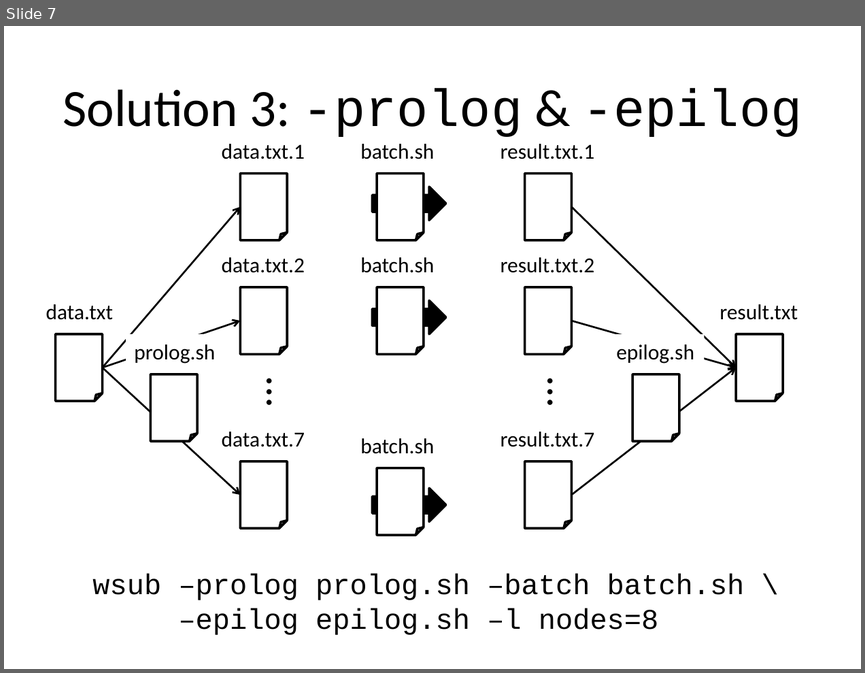
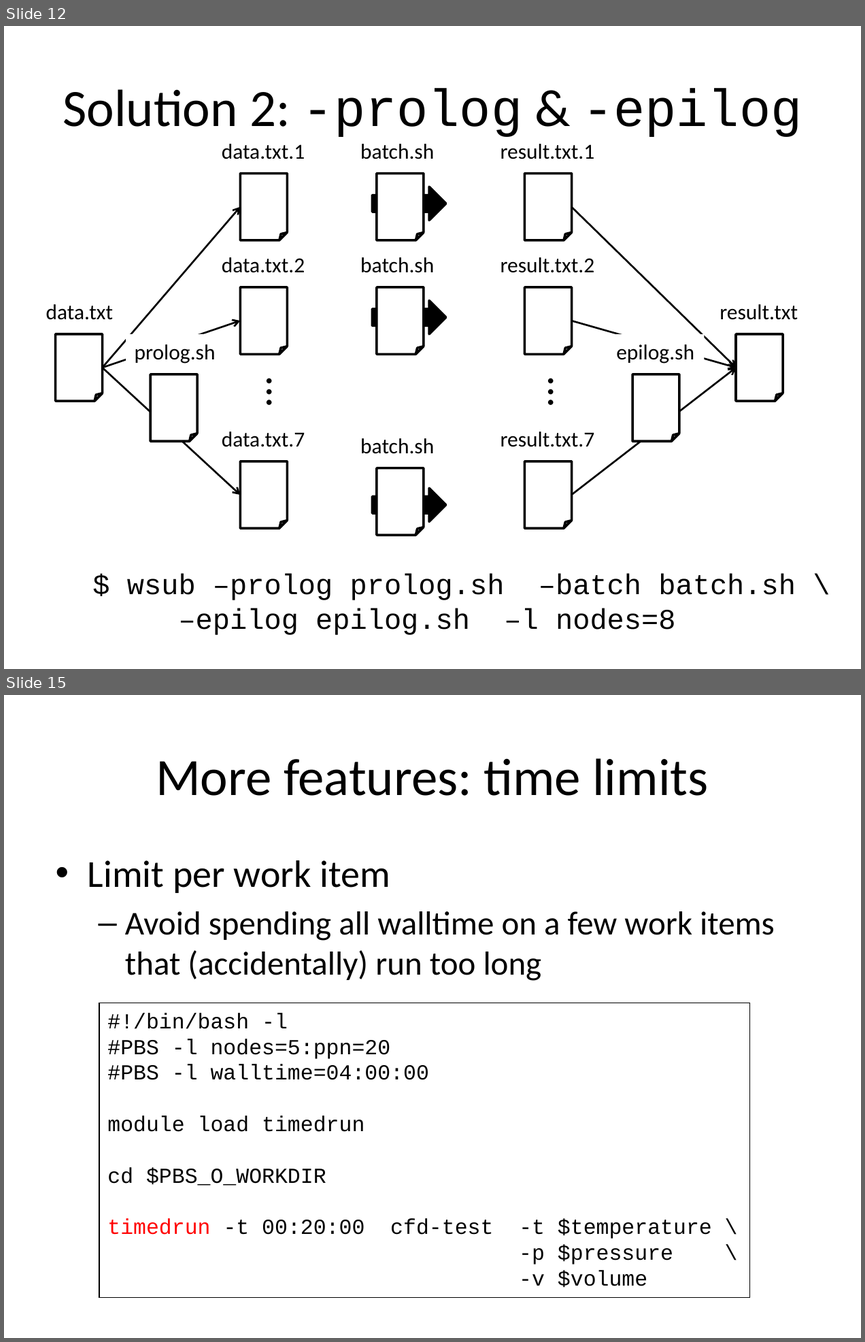
Before and after one commit to gjbex/worker, a slide deck: doc/worker.pptx. Shown one above the other, each under a label of ours: slide 7 before the commit, slides 12 and 15 after it; the slides between them are not shown. The pictures are 865x673 and 865x1342 pixels, drawn with LibreOffice and Linux fonts; fonts in the diff are those of the drawing. Boxes give left, top, right and bottom in pixels: in the first picture for what was removed or moved away, otherwise in the second. Text is boxed around its words. In the diff, an @@ line names an element or a change of style, - is before the commit and + after.

```diff
--- a/doc/worker.pptx
+++ b/doc/worker.pptx
@@ slide 15 added at (4,695,861,1338), background #FFFFFF @@
@@ title added at (156,758,708,796), 44 pt, text #000000 @@
+More features: time limits
@@ text added at (88,860,774,981), 28 pt, text #000000 @@
+• Limit per work item
+  – Avoid spending all walltime on a few work items that (accidentally) run too long
@@ rectangle added at (99,1002,749,1297), outline #000000 0.75 pt, 18 pt, text #000000 @@
+#!/bin/bash -l
+#PBS -l nodes=5:ppn=20
+#PBS -l walltime=04:00:00
+module load timedrun
+cd $PBS_O_WORKDIR
+timedrun -t 00:20:00 cfd-test -t $temperature \
+-p $pressure \
+-v $volume
@@ what was slide 7 is now slide 12 @@
@@ slide 12 changed as well @@
@@ title at (62,88,802,137): text changed @@
-Solution 3: -prolog & -epilog
+Solution 2: -prolog & -epilog
@@ text at (127,573,796,600): text changed @@
-wsub –prolog prolog.sh –batch batch.sh \
+$ wsub –prolog prolog.sh –batch batch.sh \
```
Also in this commit, not shown: 8 other slides changed, 17 other slides added.
